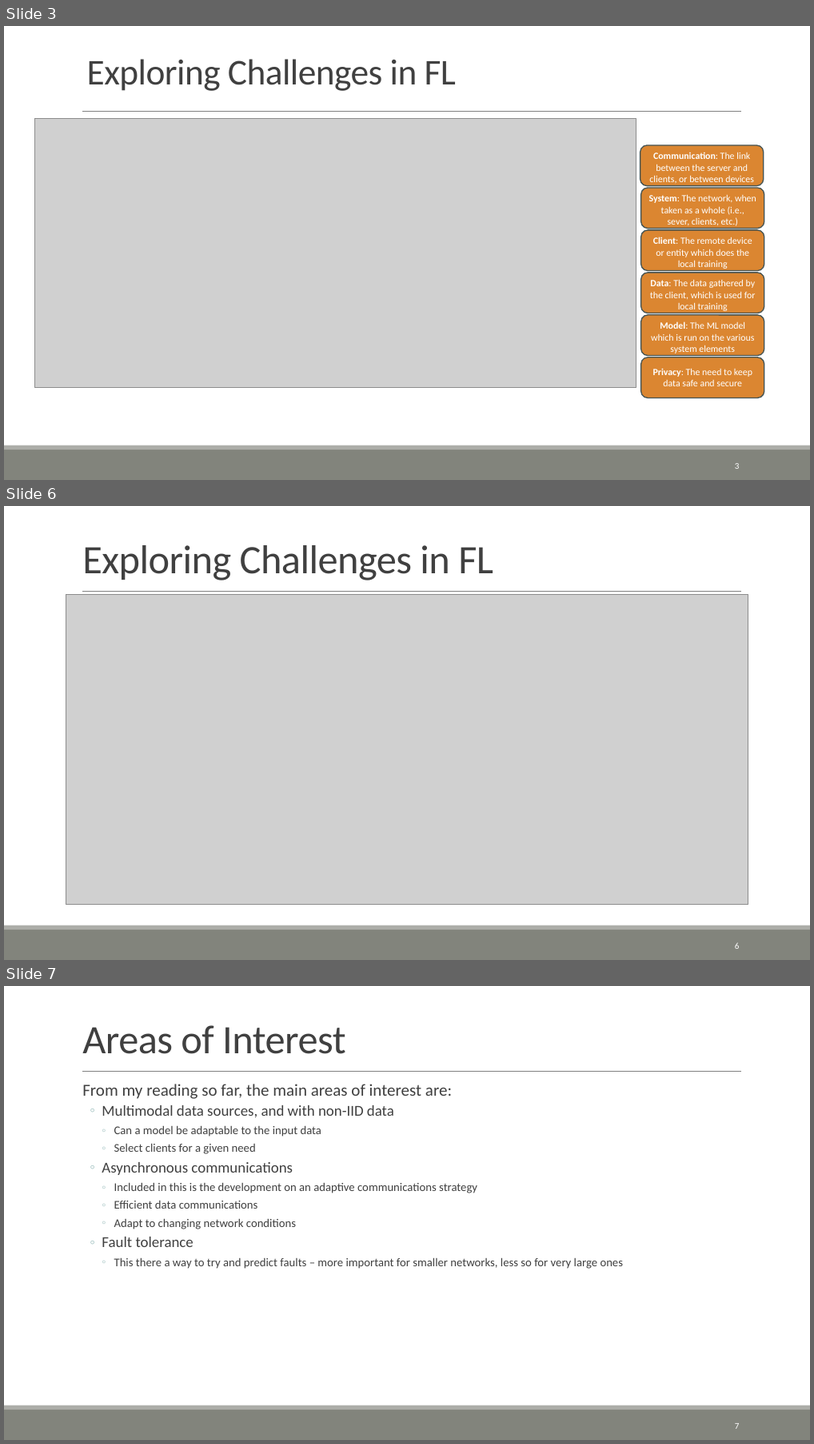
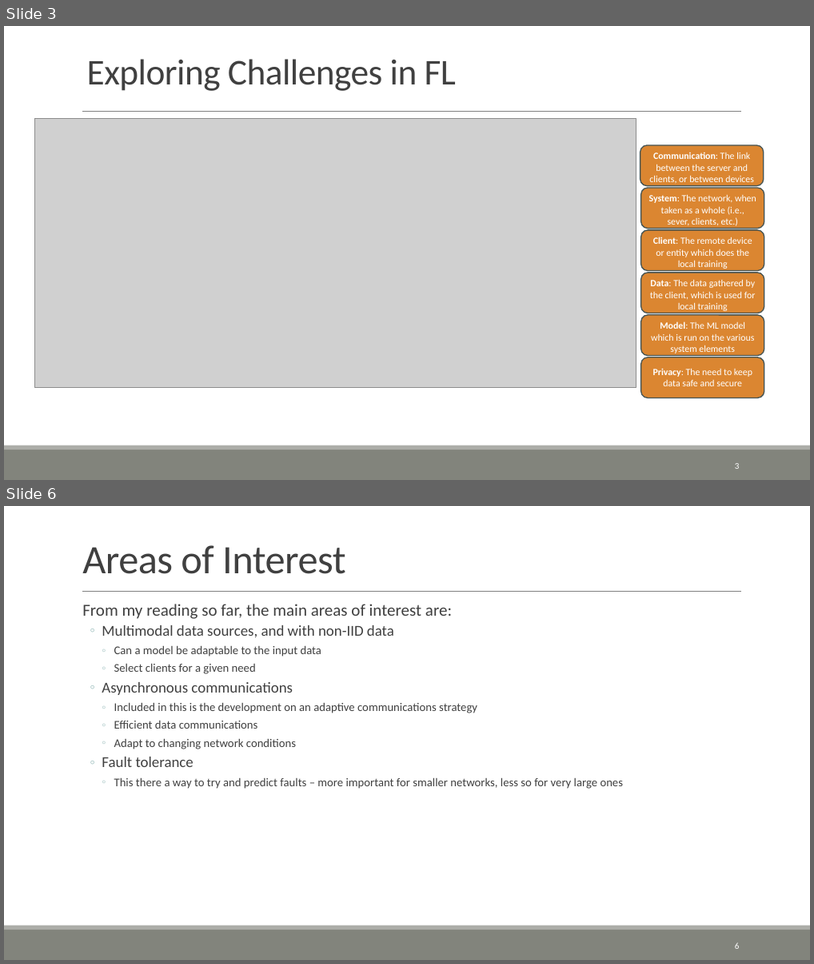
Before and after one commit to ofithcheallaigh/phd, a slide deck: Presentations/Supervisor Meetings/2024/202404XX.pptx. Shown one above the other, each under a label of ours: slides 3, 6 and 7 before the commit, slides 3 and 6 after it; the slides between them are not shown. The pictures are 814x1444 and 814x964 pixels, drawn with LibreOffice and Linux fonts; fonts in the diff are those of the drawing; grey boxes stand for pictures. Boxes give left, top, right and bottom in pixels: in the first picture for what was removed or moved away, otherwise in the second. Text is boxed around its words. In the diff, an @@ line names an element or a change of style, - is before the commit and + after.

```diff
--- a/Presentations/Supervisor Meetings/2024/202404XX.pptx
+++ b/Presentations/Supervisor Meetings/2024/202404XX.pptx
@@ slide 6 removed at [4,506,810,960], background #FFFFFF; not listed: 3 template elements that a slide beside it also shows @@
@@ title removed at [82,545,494,580] @@
-Exploring Challenges in FL
@@ picture removed at [66,594,749,904] @@
@@ page number removed at [735,942,740,948] @@
-6
@@ what was slide 7 is now slide 6 @@
@@ page number at [735,942,740,948]: text changed @@
-7
+6
```
Also in this commit, not shown: 1 slide changed, 1 slide added, 1 other slide removed.
